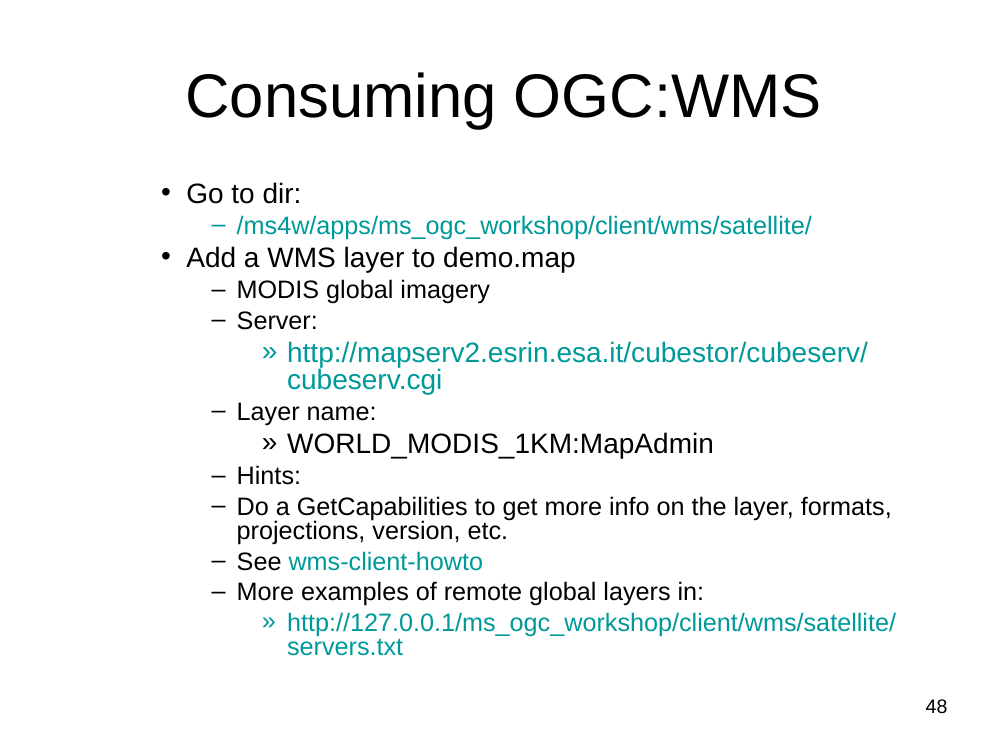
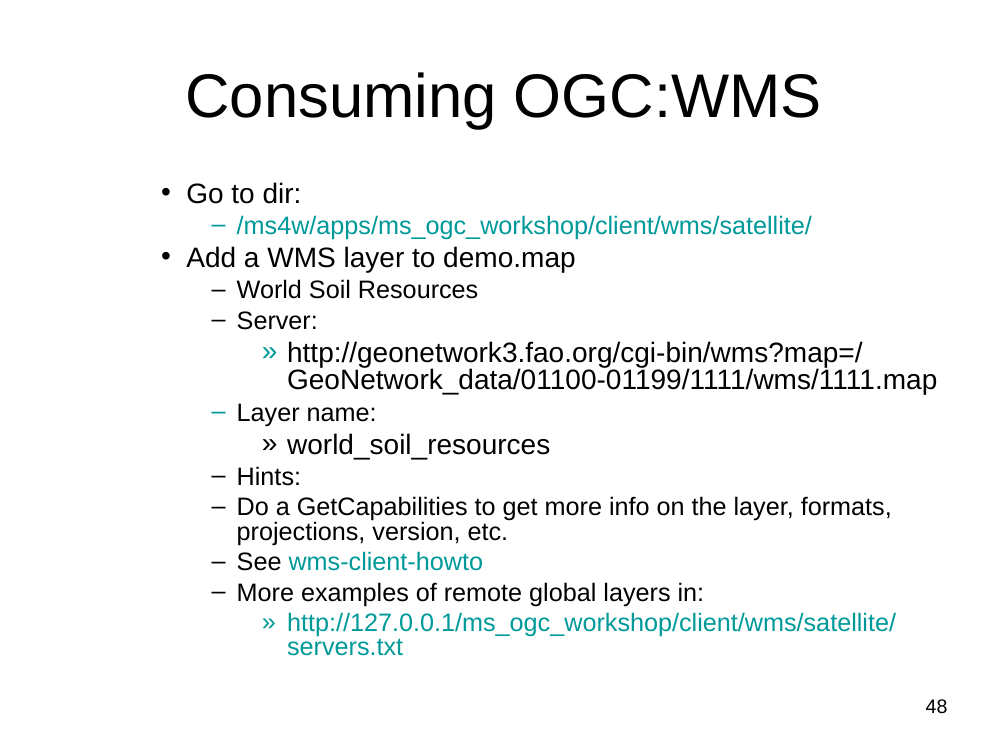
Before and after one commit to MapServer/ms-ogc-workshop, a slide deck: slide 48 of doc/ms_ogc_workshop.ppt. Drawn at 1008x756 pixels with LibreOffice and Linux fonts; fonts in the diff are those of the drawing. Boxes give left, top, right and bottom in pixels: in the first picture for what was removed or moved away, otherwise in the second. Text is boxed around its words. In the diff, an @@ line names an element or a change of style, - is before the commit and + after.

Commit message:
add more WMS global layer examples

```diff
--- a/doc/ms_ogc_workshop.ppt
+++ b/doc/ms_ogc_workshop.ppt
@@ text at [237, 279, 478, 299]: text changed @@
-      – MODIS global imagery
+      – World Soil Resources
@@ text at [287, 341, 937, 394]: text changed; text colour #009999 to #000000 @@
-        » http://mapserv2.esrin.esa.it/cubestor/cubeserv/cubeserv.cgi
+        » http://geonetwork3.fao.org/cgi-bin/wms?map=/GeoNetwork_data/01100-01199/1111/wms/1111.map
@@ text at [287, 433, 550, 459]: text changed @@
-        » WORLD_MODIS_1KM:MapAdmin
+        » world_soil_resources
```
Also in this commit, not shown: 2 other files.
